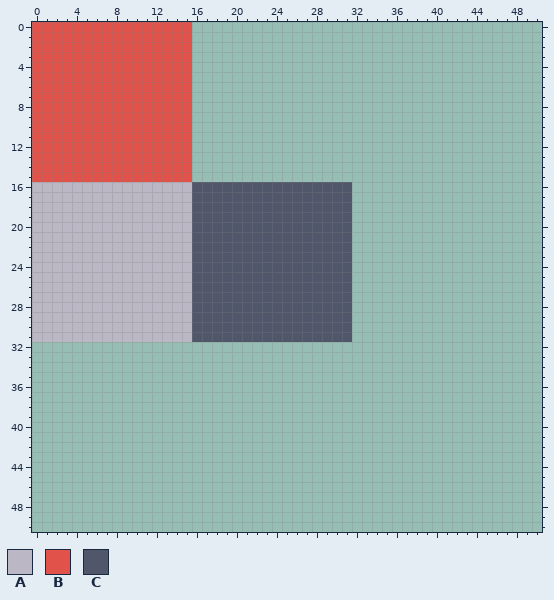
Two versions of one sprite sheet, game/assets/textures/tileset.png. This is how it looked before the edit.
The file is 128x128 pixels. Shown: x 0..50, y 0..50.
Palette (. is transparent): A #bcb7c5  B #e1534a  C #50576b
Once edited:
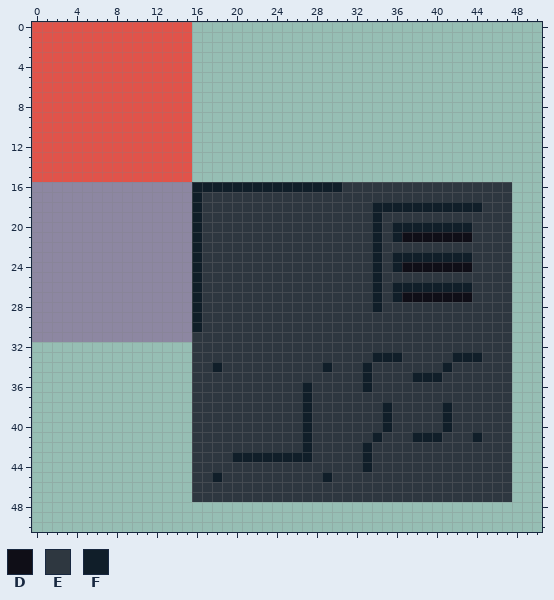
Colours new in this view: D #0f0e17  E #2e3740  F #101e29
Edits made:
@@ palette @@
-A #bcb7c5
+A #8d87a2
@@ x 0..50 @@
 15 BBBBBBBBBBBBBBBB...................................
-16 AAAAAAAAAAAAAAAACCCCCCCCCCCCCCCC...................
-17 AAAAAAAAAAAAAAAACCCCCCCCCCCCCCCC...................
-18 AAAAAAAAAAAAAAAACCCCCCCCCCCCCCCC...................
-19 AAAAAAAAAAAAAAAACCCCCCCCCCCCCCCC...................
-20 AAAAAAAAAAAAAAAACCCCCCCCCCCCCCCC...................
-21 AAAAAAAAAAAAAAAACCCCCCCCCCCCCCCC...................
-22 AAAAAAAAAAAAAAAACCCCCCCCCCCCCCCC...................
-23 AAAAAAAAAAAAAAAACCCCCCCCCCCCCCCC...................
-24 AAAAAAAAAAAAAAAACCCCCCCCCCCCCCCC...................
-25 AAAAAAAAAAAAAAAACCCCCCCCCCCCCCCC...................
-26 AAAAAAAAAAAAAAAACCCCCCCCCCCCCCCC...................
-27 AAAAAAAAAAAAAAAACCCCCCCCCCCCCCCC...................
-28 AAAAAAAAAAAAAAAACCCCCCCCCCCCCCCC...................
-29 AAAAAAAAAAAAAAAACCCCCCCCCCCCCCCC...................
-30 AAAAAAAAAAAAAAAACCCCCCCCCCCCCCCC...................
-31 AAAAAAAAAAAAAAAACCCCCCCCCCCCCCCC...................
-32 ...................................................
-33 ...................................................
-34 ...................................................
-35 ...................................................
-36 ...................................................
-37 ...................................................
-38 ...................................................
-39 ...................................................
-40 ...................................................
-41 ...................................................
-42 ...................................................
-43 ...................................................
-44 ...................................................
-45 ...................................................
-46 ...................................................
-47 ...................................................
+16 AAAAAAAAAAAAAAAAFFFFFFFFFFFFFFFEEEEEEEEEEEEEEEEE...
+17 AAAAAAAAAAAAAAAAFEEEEEEEEEEEEEEEEEEEEEEEEEEEEEEE...
+18 AAAAAAAAAAAAAAAAFEEEEEEEEEEEEEEEEEFFFFFFFFFFFEEE...
+19 AAAAAAAAAAAAAAAAFEEEEEEEEEEEEEEEEEFEEEEEEEEEEEEE...
+20 AAAAAAAAAAAAAAAAFEEEEEEEEEEEEEEEEEFEFFFFFFFFEEEE...
+21 AAAAAAAAAAAAAAAAFEEEEEEEEEEEEEEEEEFEFDDDDDDDEEEE...
+22 AAAAAAAAAAAAAAAAFEEEEEEEEEEEEEEEEEFEEEEEEEEEEEEE...
+23 AAAAAAAAAAAAAAAAFEEEEEEEEEEEEEEEEEFEFFFFFFFFEEEE...
+24 AAAAAAAAAAAAAAAAFEEEEEEEEEEEEEEEEEFEFDDDDDDDEEEE...
+25 AAAAAAAAAAAAAAAAFEEEEEEEEEEEEEEEEEFEEEEEEEEEEEEE...
+26 AAAAAAAAAAAAAAAAFEEEEEEEEEEEEEEEEEFEFFFFFFFFEEEE...
+27 AAAAAAAAAAAAAAAAFEEEEEEEEEEEEEEEEEFEFDDDDDDDEEEE...
+28 AAAAAAAAAAAAAAAAFEEEEEEEEEEEEEEEEEFEEEEEEEEEEEEE...
+29 AAAAAAAAAAAAAAAAFEEEEEEEEEEEEEEEEEEEEEEEEEEEEEEE...
+30 AAAAAAAAAAAAAAAAFEEEEEEEEEEEEEEEEEEEEEEEEEEEEEEE...
+31 AAAAAAAAAAAAAAAAEEEEEEEEEEEEEEEEEEEEEEEEEEEEEEEE...
+32 ................EEEEEEEEEEEEEEEEEEEEEEEEEEEEEEEE...
+33 ................EEEEEEEEEEEEEEEEEEFFFEEEEEFFFEEE...
+34 ................EEFEEEEEEEEEEFEEEFEEEEEEEFEEEEEE...
+35 ................EEEEEEEEEEEEEEEEEFEEEEFFFEEEEEEE...
+36 ................EEEEEEEEEEEFEEEEEFEEEEEEEEEEEEEE...
+37 ................EEEEEEEEEEEFEEEEEEEEEEEEEEEEEEEE...
+38 ................EEEEEEEEEEEFEEEEEEEFEEEEEFEEEEEE...
+39 ................EEEEEEEEEEEFEEEEEEEFEEEEEFEEEEEE...
+40 ................EEEEEEEEEEEFEEEEEEEFEEEEEFEEEEEE...
+41 ................EEEEEEEEEEEFEEEEEEFEEEFFFEEEFEEE...
+42 ................EEEEEEEEEEEFEEEEEFEEEEEEEEEEEEEE...
+43 ................EEEEFFFFFFFFEEEEEFEEEEEEEEEEEEEE...
+44 ................EEEEEEEEEEEEEEEEEFEEEEEEEEEEEEEE...
+45 ................EEFEEEEEEEEEEFEEEEEEEEEEEEEEEEEE...
+46 ................EEEEEEEEEEEEEEEEEEEEEEEEEEEEEEEE...
+47 ................EEEEEEEEEEEEEEEEEEEEEEEEEEEEEEEE...
 48 ...................................................
Boxes around the changes in both pictures, in picture pixels (x1, y1, x2, y2):
changed: (32, 182, 512, 502)
